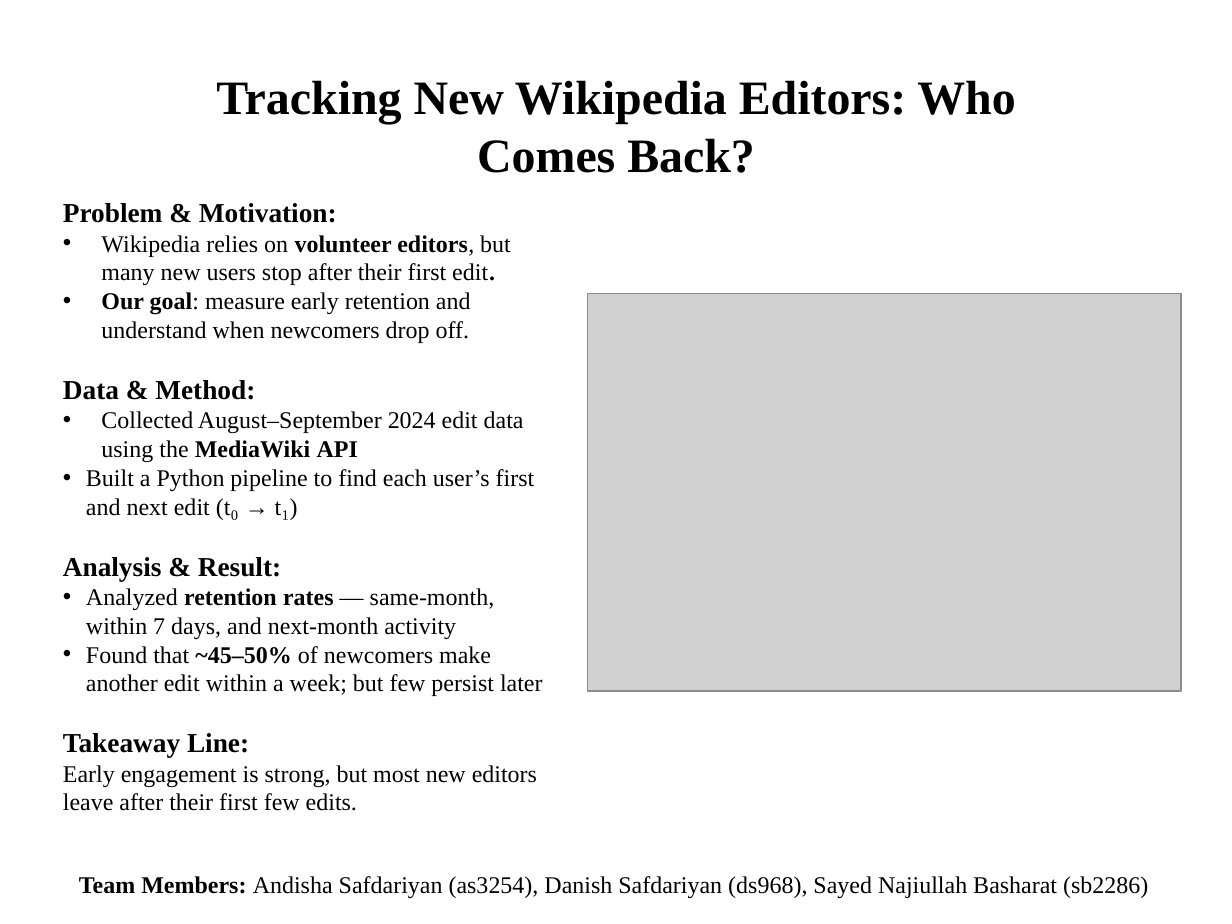
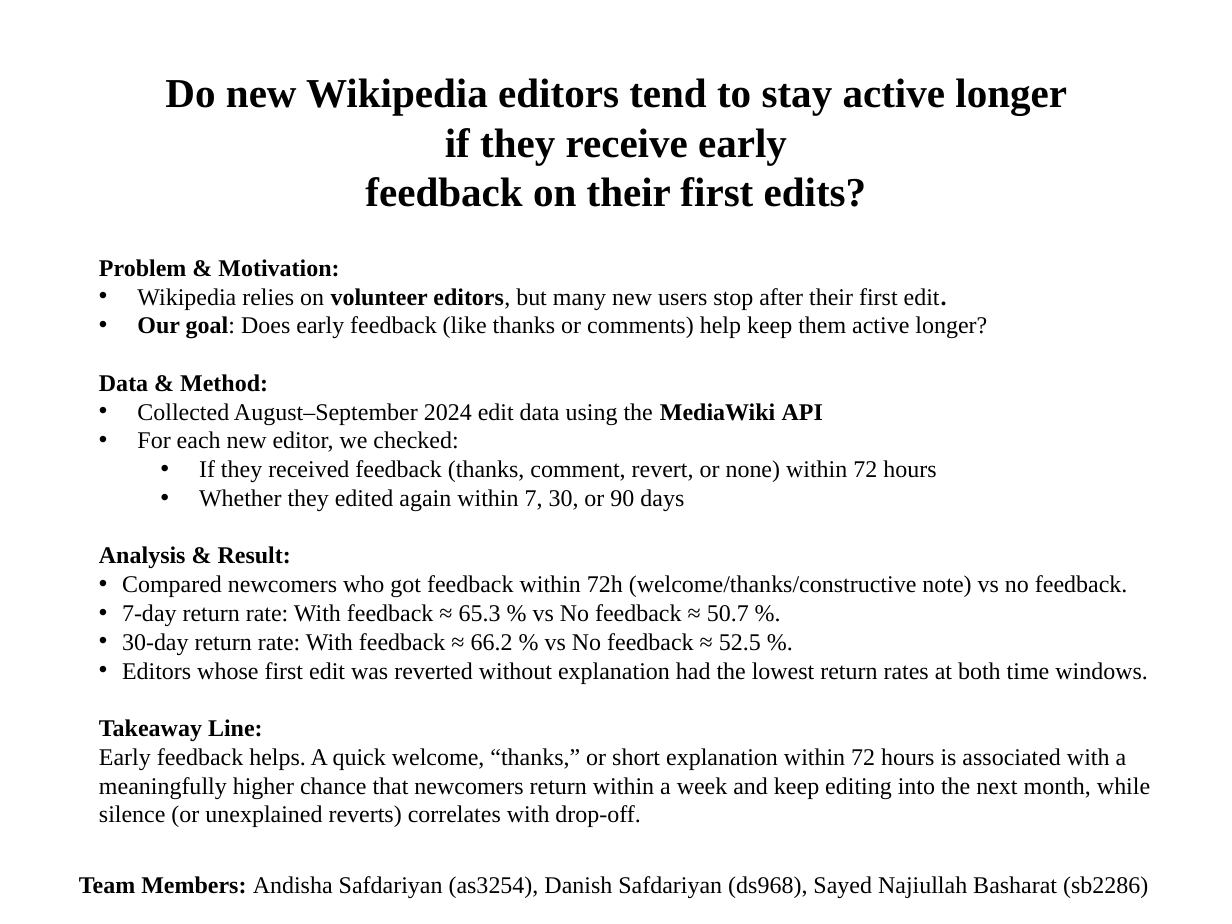
Before and after one commit to Andisha2004/CS5306---PROJECT-01---wikipedia-retention, a slide deck: slide 1 of wikipedia_retention_summary.pptx. Drawn at 1232x924 pixels with LibreOffice and Linux fonts; fonts in the diff are those of the drawing; grey boxes stand for pictures. Boxes give left, top, right and bottom in pixels: in the first picture for what was removed or moved away, otherwise in the second. Text is boxed around its words. In the diff, an @@ line names an element or a change of style, - is before the commit and + after.

```diff
--- a/wikipedia_retention_summary.pptx
+++ b/wikipedia_retention_summary.pptx
@@ text at (165,78,1067,207): text changed; size 28 to 24 pt @@
-Tracking New Wikipedia Editors: Who Comes Back?
+Do new Wikipedia editors tend to stay active longer if they receive early
+feedback on their first edits?
@@ text "Problem & Motivation:": place and size @@
-text "Problem & Motivation:" at (63,203,543,811)
+text "Problem & Motivation:" at (99,259,1150,827)
@@ text at (99,259,339,741): size 16 to 14 pt in "Problem & Motivation:", "Data & Method:", "Analysis & Result:", "Takeaway Line:" @@
@@ picture removed at (588,293,1181,691) @@
@@ text at (137,316,987,339): text changed @@
-• Our goal: measure early retention and understand when newcomers drop off.
+• Our goal: Does early feedback (like thanks or comments) help keep them active longer?
@@ text at (137,431,936,512): text changed @@
-• Built a Python pipeline to find each user’s first and next edit (t₀ → t₁)
+• For each new editor, we checked:
+  • If they received feedback (thanks, comment, revert, or none) within 72 hours
+  • Whether they edited again within 7, 30, or 90 days
@@ text at (122,575,1148,684): text changed @@
-• Analyzed retention rates — same-month, within 7 days, and next-month activity
-• Found that ~45–50% of newcomers make another edit within a week; but few persist later
+• Compared newcomers who got feedback within 72h (welcome/thanks/constructive note) vs no feedback.
+• 7-day return rate: With feedback ≈ 65.3 % vs No feedback ≈ 50.7 %.
+• 30-day return rate: With feedback ≈ 66.2 % vs No feedback ≈ 52.5 %.
+• Editors whose first edit was reverted without explanation had the lowest return rates at both time windows.
@@ text at (99,748,1150,827): text changed @@
-Early engagement is strong, but most new editors leave after their first few edits.
+Early feedback helps. A quick welcome, “thanks,” or short explanation within 72 hours is associated with a meaningfully higher chance that newcomers return within a week and keep editing into the next month, while silence (or unexplained reverts) correlates with drop-off.
```
Also in this commit, not shown: 1 other file.
